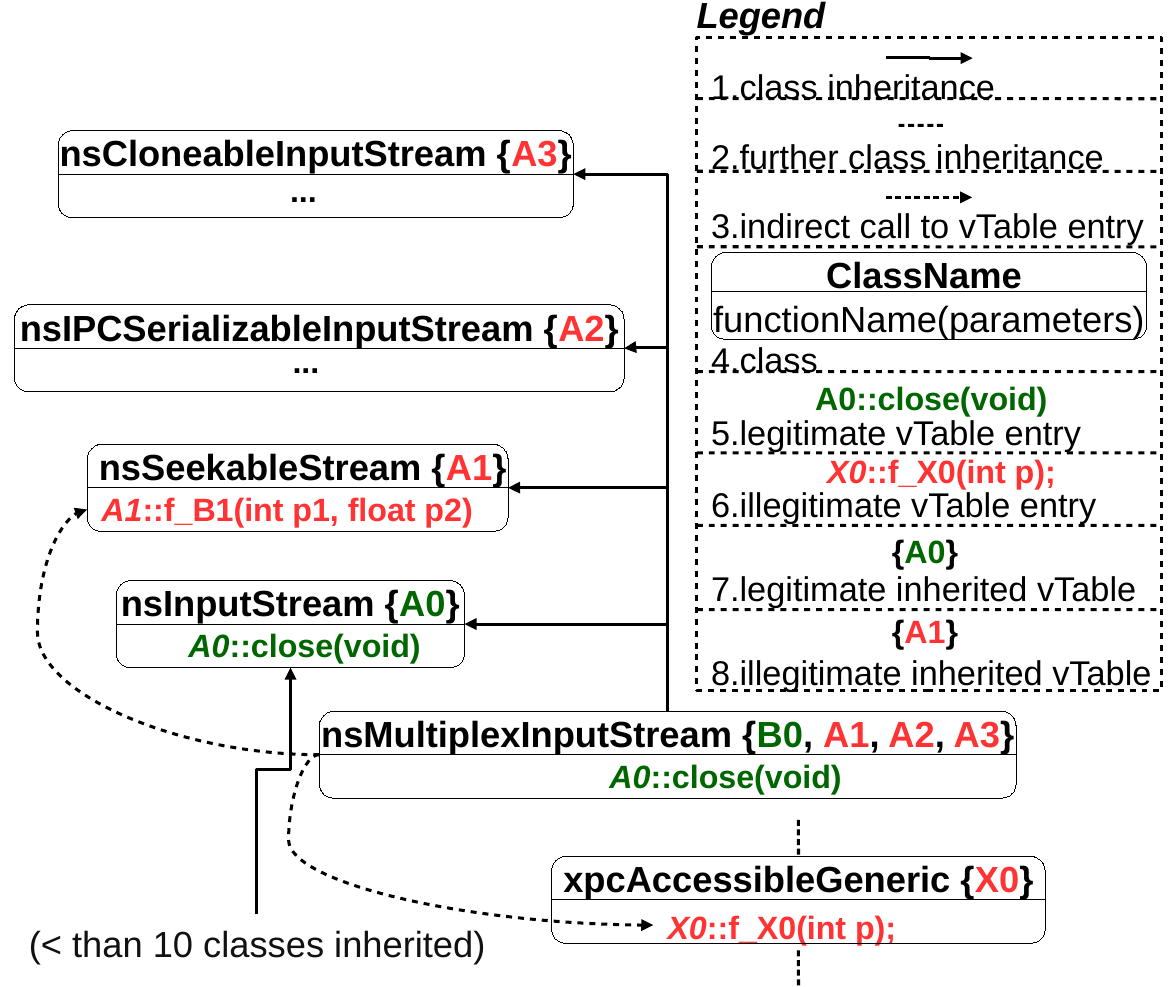
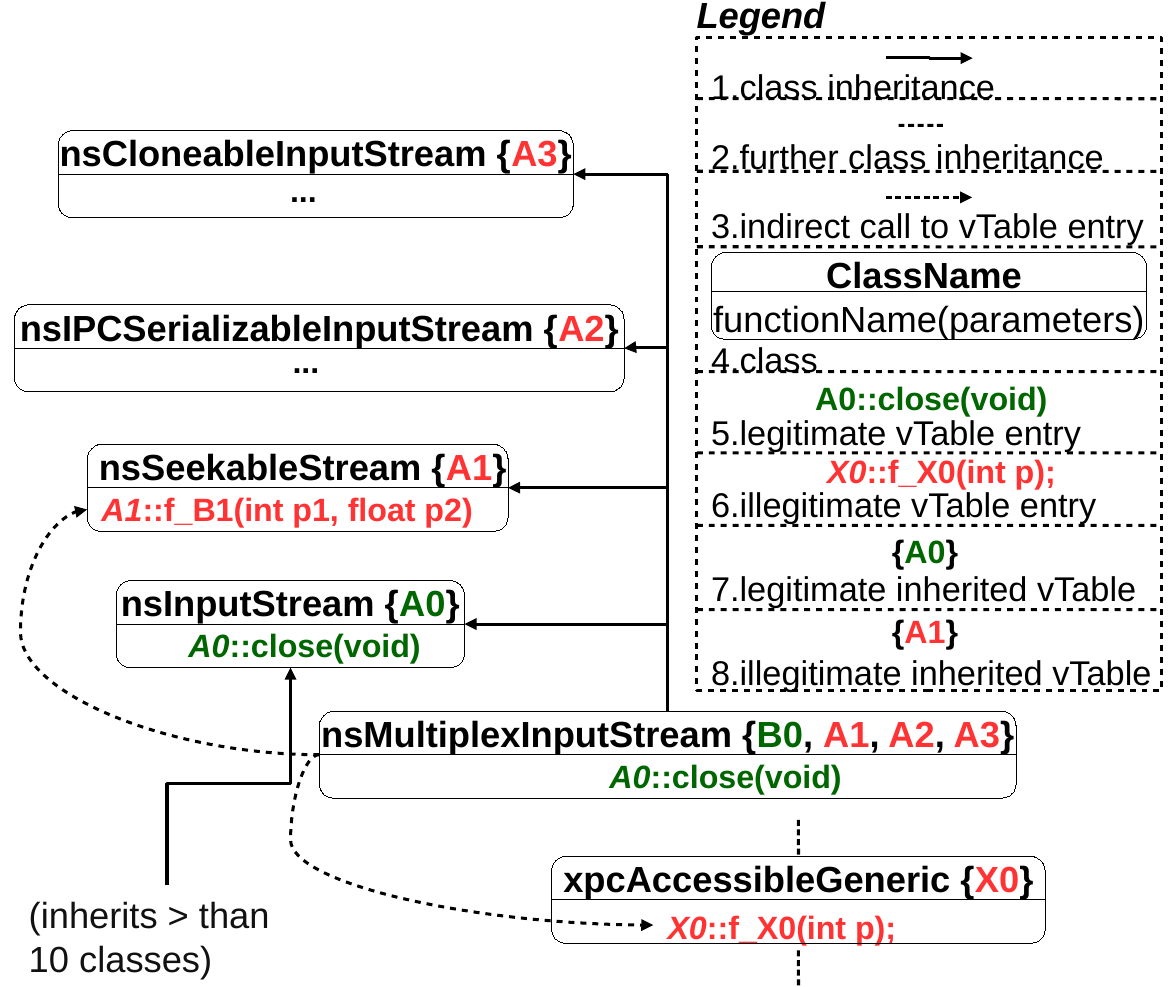
Before and after one commit to IntRepair/tauCFI, a slide deck: slide 1 of Usenix_Paper_Template/figures/class_hierarchy.odp. Drawn at 1176x987 pixels with LibreOffice and Linux fonts; fonts in the diff are those of the drawing. Boxes give left, top, right and bottom in pixels: in the first picture for what was removed or moved away, otherwise in the second. Text is boxed around its words. In the diff, an @@ line names an element or a change of style, - is before the commit and + after.

```diff
--- a/Usenix_Paper_Template/figures/class_hierarchy.odp
+++ b/Usenix_Paper_Template/figures/class_hierarchy.odp
@@ curved arrow (319, 755) - (87, 510): route changed @@
@@ elbow arrow moved from (257, 915) - (290, 668) to (167, 886) - (290, 668) @@
@@ curved arrow (319, 755) - (653, 925): route changed @@
@@ text at (x1=29, y1=901, x2=270, y2=978): text changed @@
-(< than 10 classes inherited)
+(inherits > than
+10 classes)
```
Also in this commit, not shown: 12 other files.
